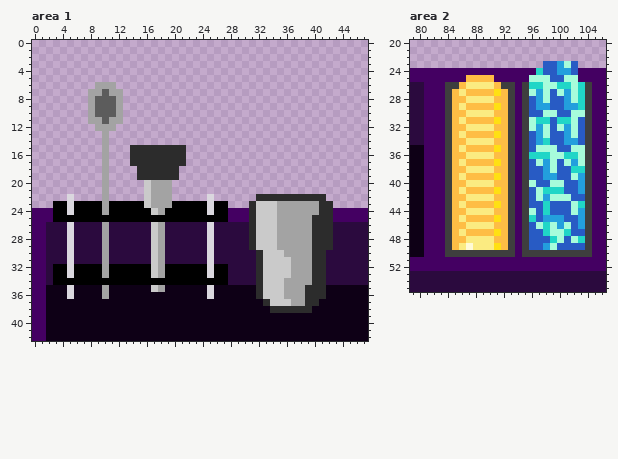
One commit to this pixel-art file: Assets/Project/Art/Sprites/Aseprite/MiniWorkTable.aseprite. That is the earlier state.
107x105 pixels, 1 frame. Colours within 5 levels of each other are drawn and written as one. Shown: area 1: x 0..47, y 0..42; area 2: x 79..106, y 20..55. The commit also changed other parts of the picture, which this record leaves out.
And afterwards:
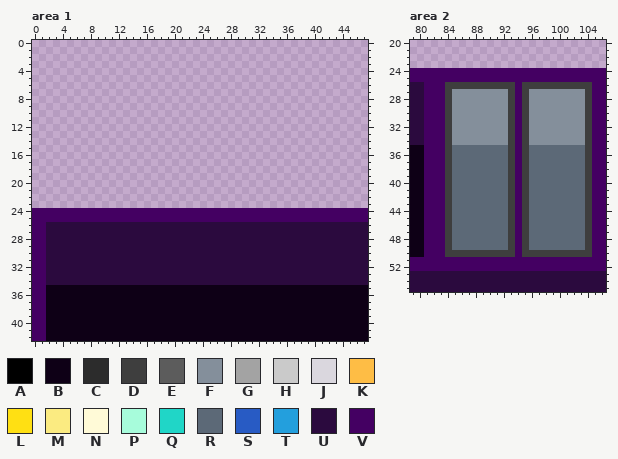
Palette (. is transparent): A #000000  B #0e0016  C #2c2c2c  D #3e3e3e  E #5c5c5c  F #848f9b  G #a3a3a3  H #cacaca  J #dad7de  K #febd45  L #ffe013  M #fbeb81  N #fffad7  P #a7fcdb  Q #20d6c7  R #5c6977  S #285bc4  T #239fdd  U #2b0a3e  V #440062
The edit:
layer "Rack" removed
layer "MiniShakerBottom" removed
layer "GroupLemons" removed
layer "GroupIce" removed
Area 1:
y 6: x 9..11 GGG -> ...
y 7: x 8..12 GGEGG -> .....
y 8..10: x 8..12 GEEEG -> .....
y 11: x 8..12 GGEGG -> .....
y 12: x 9..11 GGG -> ...
y 13..14: x 10 G -> .
y 15..17: x 10 G -> .; x 14..21 CCCCCCCC -> ........
y 18..19: x 10 G -> .; x 15..20 CCCCCC -> ......
y 20..21: x 10 G -> .; x 16..19 HGGG -> ....
y 22: x 5 J -> .; x 10 G -> .; x 16..19 HGGG -> ....; x 25 J -> .; x 32..41 CCCCCCCCCC -> ..........
y 23: x 3..27 AAJAAAAGAAAAAHGGGAAAAAJAA -> .........................; x 31..42 CHHHGGGGGGCC -> ............
y 24: x 3..27 AAJAAAAGAAAAAAHGAAAAAAJAA -> VVVVVVVVVVVVVVVVVVVVVVVVV; x 31..42 CHHHGGGGGGCC -> VVVVVVVVVVVV
y 25: x 3..27 AAAAAAAAAAAAAAAAAAAAAAAAA -> VVVVVVVVVVVVVVVVVVVVVVVVV; x 31..42 CHHHGGGGGCCC -> VVVVVVVVVVVV
y 26..29: x 5 J -> U; x 10 G -> U; x 17..18 HG -> UU; x 25 J -> U; x 31..42 CHHHGGGGGCCC -> UUUUUUUUUUUU
y 30: x 5 J -> U; x 10 G -> U; x 17..18 HG -> UU; x 25 J -> U; x 32..41 CHHHGGGGCC -> UUUUUUUUUU
y 31: x 5 J -> U; x 10 G -> U; x 17..18 HG -> UU; x 25 J -> U; x 32..41 CHHHHGGGCC -> UUUUUUUUUU
y 32..33: x 3..27 AAJAAAAGAAAAAAHGAAAAAAJAA -> UUUUUUUUUUUUUUUUUUUUUUUUU; x 32..41 CHHHHGGGCC -> UUUUUUUUUU
y 34: x 3..27 AAAAAAAAAAAAAAAAAAAAAAAAA -> UUUUUUUUUUUUUUUUUUUUUUUUU; x 32..41 CHHHGGGGCC -> UUUUUUUUUU
y 35: x 5 J -> B; x 10 G -> B; x 17..18 HG -> BB; x 25 J -> B; x 32..41 CHHHGGGCCC -> BBBBBBBBBB
y 36: x 5 J -> B; x 10 G -> B; x 25 J -> B; x 32..41 CHHHGGGCCC -> BBBBBBBBBB
y 37: x 33..40 CHHHGGCC -> BBBBBBBB
y 38: x 34..39 CCCCCC -> BBBBBB
Area 2:
y 23: x 98..102 SSTPS -> .....
y 24: x 97..102 QSSTTS -> VVVVVV
y 25: x 87..90 KKKK -> VVVV; x 96..102 PPPSSPP -> VVVVVVV
y 26: x 86..91 KMMMMK -> DDDDDD; x 96..103 QQPPQQPQ -> DDDDDDDD
y 27: x 85..92 KMKKKKLK -> FFFFFFFF; x 96..103 PTPSPTPQ -> FFFFFFFF
y 28: x 85..92 KKMMMMKK -> FFFFFFFF; x 96..103 STPSSTPQ -> FFFFFFFF
y 29: x 85..92 KMKKKKLK -> FFFFFFFF; x 96..103 STTSSTTQ -> FFFFFFFF
y 30: x 85..92 KKMMMMKK -> FFFFFFFF; x 96..103 SSPPSSPP -> FFFFFFFF
y 31: x 85..92 KMKKKKLK -> FFFFFFFF; x 96..103 PQQSQQPS -> FFFFFFFF
y 32: x 85..92 KKMMMMKK -> FFFFFFFF; x 96..103 PTPSPTPS -> FFFFFFFF
y 33: x 85..92 KMKKKKLK -> FFFFFFFF; x 96..103 STPSSTPS -> FFFFFFFF
y 34: x 85..92 KKMMMMKK -> FFFFFFFF; x 96..103 STQSSTTS -> FFFFFFFF
y 35: x 85..92 KMKKKKLK -> RRRRRRRR; x 96..103 SPPPSSPP -> RRRRRRRR
y 36: x 85..92 KKMMMMKK -> RRRRRRRR; x 96..103 QQQPPQQP -> RRRRRRRR
y 37: x 85..92 KMKKKKLK -> RRRRRRRR; x 96..103 SPTPSPTP -> RRRRRRRR
y 38: x 85..92 KKMMMMKK -> RRRRRRRR; x 96..103 SSTPSSQQ -> RRRRRRRR
y 39: x 85..92 KMKKKKLK -> RRRRRRRR; x 96..103 SSTTSSPT -> RRRRRRRR
y 40: x 85..92 KKMMMMKK -> RRRRRRRR; x 96..103 PSSPPSST -> RRRRRRRR
y 41: x 85..92 KMKKKKLK -> RRRRRRRR; x 96..103 SPQQQSST -> RRRRRRRR
y 42: x 85..92 KKMMMMKK -> RRRRRRRR; x 96..103 SPTPPPSS -> RRRRRRRR
y 43: x 85..92 KMKKKKLK -> RRRRRRRR; x 96..103 SSQSSSPQ -> RRRRRRRR
y 44: x 85..92 KKMMMMKK -> RRRRRRRR; x 96..103 PSQSSSPT -> RRRRRRRR
y 45: x 85..92 KMKKKKLK -> RRRRRRRR; x 96..103 QSTTTSST -> RRRRRRRR
y 46: x 85..92 KKMMMMKK -> RRRRRRRR; x 96..103 SPQPTPST -> RRRRRRRR
y 47: x 85..92 KMKKKKLK -> RRRRRRRR; x 96..103 SSQPPQSS -> RRRRRRRR
y 48: x 85..92 KKMMMMKK -> RRRRRRRR; x 96..103 SSSQPSPQ -> RRRRRRRR
y 49: x 85..92 KMNMMMLK -> RRRRRRRR; x 96..103 SSTPSSSS -> RRRRRRRR
Changed places in both pictures, as pixel boxes (x1, y1, x2, y2):
changed: (53, 82, 333, 313)
changed: (452, 61, 585, 250)
